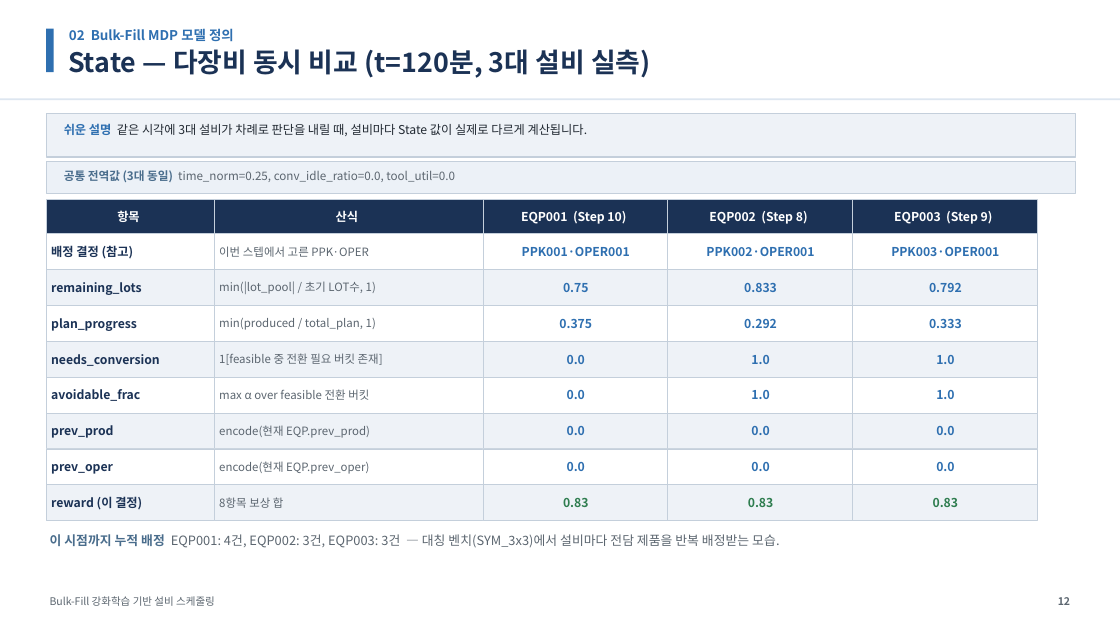
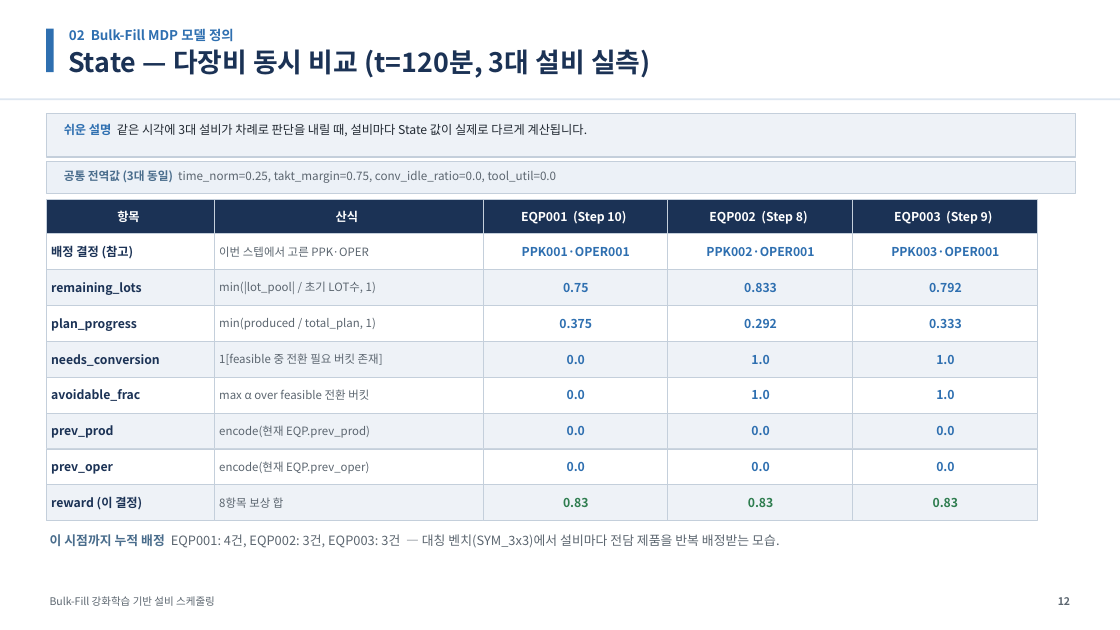
Before and after one commit to relighting123/pjt_scheduling, a slide deck: slide 12 of docs/BulkFill_스케줄링_발표자료.pptx. Drawn at 1120x630 pixels with LibreOffice and Linux fonts; fonts in the diff are those of the drawing. Boxes give left, top, right and bottom in pixels: in the first picture for what was removed or moved away, otherwise in the second. Text is boxed around its words. In the diff, an @@ line names an element or a change of style, - is before the commit and + after.

```diff
--- a/docs/BulkFill_스케줄링_발표자료.pptx
+++ b/docs/BulkFill_스케줄링_발표자료.pptx
@@ text at box(64, 170, 557, 183): text changed @@
-공통 전역값 (3대 동일) time_norm=0.25, conv_idle_ratio=0.0, tool_util=0.0
+공통 전역값 (3대 동일) time_norm=0.25, takt_margin=0.75, conv_idle_ratio=0.0, tool_util=0.0
```
Also in this commit, not shown: 42 other slides changed, 1 slide added, 4 other files.
